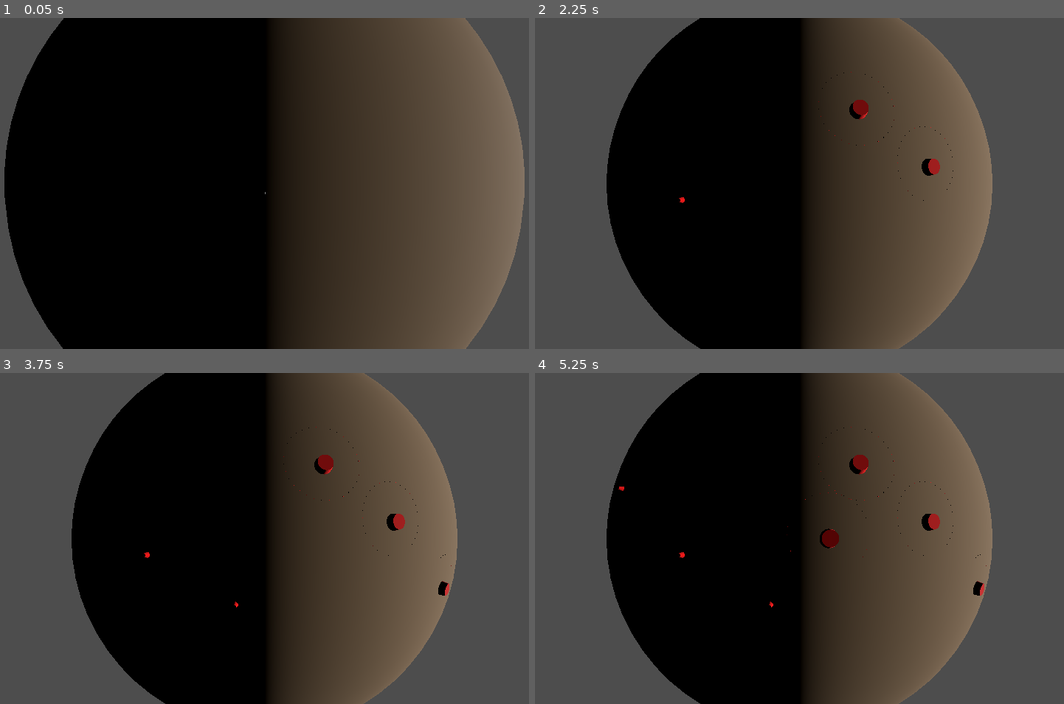
Above: before the commit, frames 1-4 (two rows, left to right).
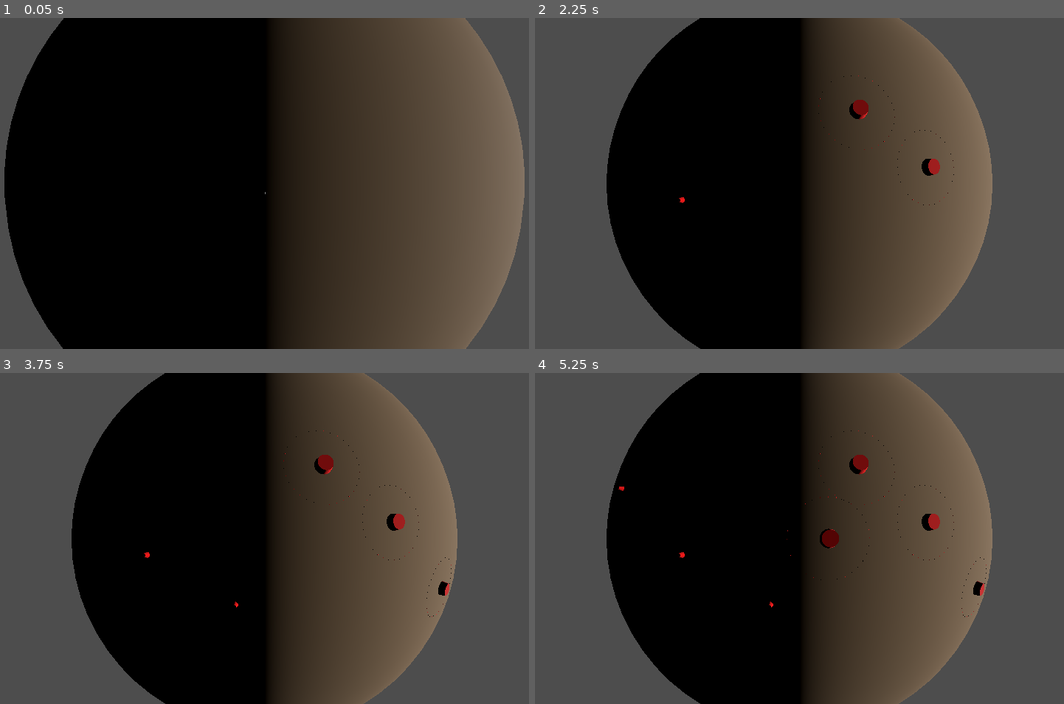
Above: after the commit, the same moments.

Repository: ShadowCurse/gmtk_2024
Game: Godot game, scene res://solar_system.tscn
Same seed, same stepped clock (60 frames per second), same inputs: the game is played once before the commit and once after it.
Inputs (mouse positions are in pixels of both pictures, inside the frame that each line leads up to):
- Up to frame 1 (0.05 s): no input
- Up to frame 2 (2.25 s): tap Enter at 0.5, 2 s; move the mouse to (931, 166) at 0.52 s; hold Right (ui_right) 0.53-1.28 s; tap W (place_hub) at 0.6, 2.1 s; click (931, 166) at 0.67 s; tap Space at 1.25 s; move the mouse to (683, 200) at 1.27 s; hold Down (ui_down) 1.28-2.03 s; tap Q (place_resource) at 1.35 s; move the mouse to (857, 110) at 2.02 s; hold Right (ui_right) from 2.03 s (still down)
- Up to frame 3 (3.75 s): tap Space at 2.75 s; move the mouse to (232, 604) at 2.77 s; release Right (ui_right) at 2.78 s; hold Up (ui_up) 2.78-3.53 s; tap Q (place_resource) at 2.85 s; click (232, 604) at 2.92 s; tap Enter at 3.5 s; move the mouse to (439, 588) at 3.52 s; hold Left (ui_left) from 3.53 s (still down); tap W (place_hub) at 3.6 s
- Up to frame 4 (5.25 s): tap Space at 4.25 s; move the mouse to (624, 488) at 4.27 s; tap Q (place_resource) at 4.35 s; move the mouse to (831, 538) at 5.02 s; release Left (ui_left) at 5.03 s; hold Down (ui_down) from 5.03 s (still down); tap W (place_hub) at 5.1 s; click (831, 538) at 5.17 s

The runs differ from the first frame. In frame 2, less than 0.1% of the frame differs, in the area x 53-80%, y 16-57%; in frame 3, less than 0.1%; in frame 4, less than 0.1%, in the area x 47-86%, y 16-74%.

Commit message:
misc fixes

Diff:
--- a/solar_system.tscn
+++ b/solar_system.tscn
@@ -11,7 +11,6 @@
 transform = Transform3D(1, 0, 0, 0, 1, 0, 0, 0, 1, 2000, 0, 0)
 
 [node name="planet" parent="." instance=ExtResource("2_a8n8s")]
-transform = Transform3D(1, 0, 0, 0, 1, 0, 0, 0, 1, 0, 0, 1)
 
 [node name="DirectionalLight3D" type="DirectionalLight3D" parent="."]
 transform = Transform3D(-4.37114e-08, 0, 1, 0, 1, 0, -1, 0, -4.37114e-08, 0, 0, 0)
--- a/worker.gd
+++ b/worker.gd
@@ -23,5 +23,4 @@
     self.up_direction = from_center
     self.rotation = Quaternion(Vector3.UP, from_center).get_euler()
     self.velocity += -from_center * 9.8 * delta
-    print(self.velocity)
     move_and_slide()
